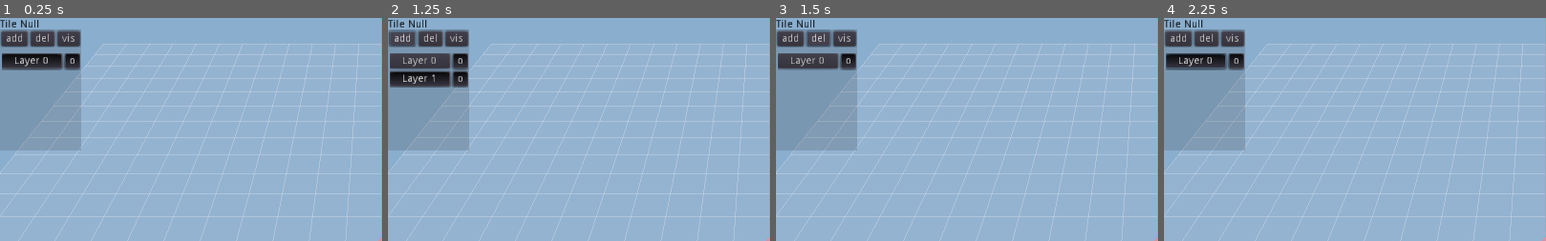
Above: before the commit, frames 1-4 (left to right).
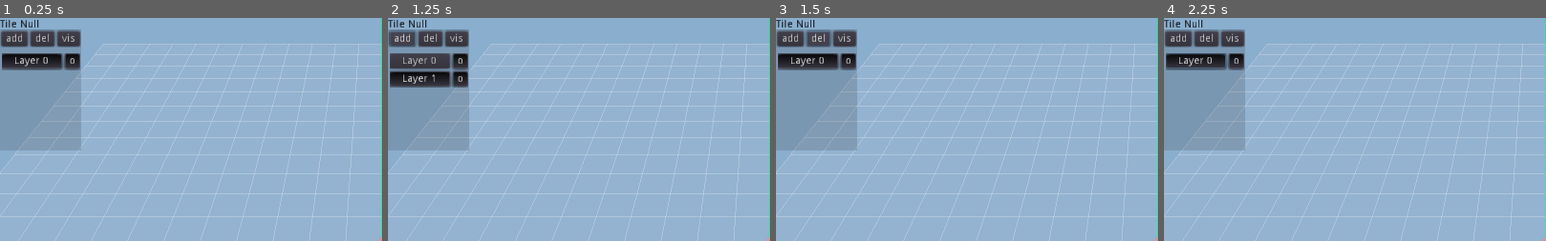
Above: after the commit, the same moments.

Repository: erlend-sh/good-south
Game: Godot game, scene res://Spatial.tscn
Same seed, same stepped clock (60 frames per second), same inputs: the game is played once before the commit and once after it.
Inputs:
- Up to frame 1 (0.25 s): no input
- Up to frame 2 (1.25 s): click "add" at 0.5 s
- Up to frame 3 (1.5 s): click "del" at 1.25 s
- Up to frame 4 (2.25 s): click "Layer 0" at 2 s
The pictures show only the part of the screen within x 0-50%, y 0-50%; the shares and areas given below are measured in that part.

Frames 1-2 are identical in both runs. In frame 3, 0.6% of the frame differs, in the area x 0-16%, y 16-24%; in frame 4, nothing differs.

Commit message:
updated layers add / remove / hide

Diff:
--- a/Spatial.tscn
+++ b/Spatial.tscn
@@ -63,6 +63,7 @@
 mesh = SubResource( 1 )
 material/0 = SubResource( 2 )
 script = ExtResource( 2 )
+can_draw = true
 
 [node name="3dCam" type="Camera" parent="Cam"]
 transform = Transform( 1, 0, 0, 0, 1, 0, 0, 0, 1, 0, 0, 15 )
--- a/src/scripts/Global.gd
+++ b/src/scripts/Global.gd
@@ -105,12 +105,22 @@
 		else:
 			child.connect('toggled', layers_panel, '_on_layer_visibility_toggled', [child])
 			child.pressed = true
+	sort_layers()
 
 func del_layer():
-	var _layer_ind = layers_group.get_pressed_button().get_parent().get_index()
-	var _layer_name = 'layer%s' % str(_layer_ind).pad_zeros(3)
-	layers_container.get_child(_layer_ind).free()
+	if layers.keys().size() == 1:
+		return
+
+	var _layer_name = 'layer%s' % str(cur_layer).pad_zeros(3)
+	for key in layers[_layer_name]['tiles'].keys():
+		var _mesh = layers[_layer_name]['tiles'][key][0].free()
 # warning-ignore:return_value_discarded
+	if cur_layer == 0:
+		cur_layer = 0
+	else:
+		cur_layer = cur_layer - 1
+	layers_container.get_child(cur_layer).free()
+	layers_container.get_child(cur_layer).get_child(0).pressed = true
 	layers.erase(_layer_name)
 	sort_layers()
 	var _temp_layers = {}
@@ -118,6 +128,16 @@
 		_temp_layers['layer%s' % str(i).pad_zeros(3)] = layers[sorted_layers[i]]
 		layers_container.get_child(i).get_child(0).text = 'Layer %s' % i
 	layers = _temp_layers
+	sort_layers()
+	if cam.has_backup:
+		for i in cam.tiles_backup.size():
+			if !cam.tiles_backup[i] == null:
+				cam.tiles_backup[i].free()
+				cam.tiles_backup[i] = null
+		for key in cam.tiles_to_set.keys():
+			cam.tiles_to_set[key][cam.CUR_TILE_NODE].free()
+		cam.tiles_to_set = {}
+		cam.has_backup = false
 
 func sort_layers():
 	sorted_layers = layers.keys()
--- a/src/scripts/LayersPanel.gd
+++ b/src/scripts/LayersPanel.gd
@@ -32,10 +32,22 @@
 func _on_layer_toggled(pressed: bool) -> void:
 	if pressed:
 		G.cur_layer = layers_group.get_pressed_button().get_parent().get_index()
+	if G.layers['layer%s' % str(G.cur_layer).pad_zeros(3)]['visibility'] == false:
+		G.cam.can_draw = false
+	else:
+		G.cam.can_draw = true
 
 func _on_layer_visibility_toggled(pressed : bool, button : Button):
 	var _layer_name = 'layer%s' % str(button.get_parent().get_index()).pad_zeros(3)
 	G.layers[_layer_name]['visibility'] = pressed
+	var _keys = G.layers[_layer_name]['tiles'].keys()
+	for k in _keys:
+		G.layers[_layer_name]['tiles'][k][0].visible = pressed
+	print(G.cur_layer)
+	if G.layers['layer%s' % str(G.cur_layer).pad_zeros(3)]['visibility'] == false:
+		G.cam.can_draw = false
+	else:
+		G.cam.can_draw = true
 
 func _on_add_layer_pressed() -> void:
 	G.add_layer()
--- a/src/scripts/camera.gd
+++ b/src/scripts/camera.gd
@@ -19,6 +19,7 @@
 onready var tile_label = get_node('../CanvasLayer/UI/VBox/Tile') as Label
 
 
+export(bool) var can_draw = false
 var is_drawing = false
 var is_erasing = false
 var _trans := translation
@@ -205,7 +206,7 @@
 			if event.button_index == BUTTON_WHEEL_DOWN && cam.translation.z < 40:
 				cam.translation.z += 1
 
-		if event.button_index == BUTTON_LEFT:
+		if event.button_index == BUTTON_LEFT && can_draw:
 			if event.is_pressed():
 				if !is_rotating && !is_panning && tile_indecator.visible == true:
 					is_drawing = true
@@ -213,7 +214,7 @@
 			else:
 				is_drawing = false
 
-		if event.button_index == BUTTON_RIGHT:
+		if event.button_index == BUTTON_RIGHT && can_draw:
 			if event.is_pressed():
 				if !is_rotating && !is_panning && tile_indecator.visible == true:
 					is_erasing = true
@@ -257,227 +258,227 @@
 			_rot.x = clamp(_rot.x, -90 - cam.rotation_degrees.x, 0 - cam.rotation_degrees.x)
 
 func _physics_process(delta: float) -> void:
-		var mouse = get_viewport().get_mouse_position()
-		var from = cam.project_ray_origin(mouse)
-		var to = from + cam.project_ray_normal(mouse) * ray_length
-		ray.cast_to = to
-		ray.translation = from
-		if ray.is_colliding() && (!is_rotating && !is_panning):
-			var pos = ray.get_collision_point().floor()
-			pos.y = tilemap.level
-			pos.x += 0.5
-			pos.z += 0.5
-			tile_indecator.show()
-			tile_indecator.translation = pos
-			tile_pos = pos + Vector3(tilemap._size/2 - 0.5, 0, tilemap._size/2 - 0.5)
-			tile_label.text = 'Tile %s' % tile_pos
-		else:
-			tile_indecator.hide()
-			tile_label.text = 'Tile Null'
-		if !translation.is_equal_approx(_trans):
-			translation = translation.linear_interpolate(_trans, delta * 20)
-		if !rotation_degrees.is_equal_approx(_rot):
-			rotation_degrees = rotation_degrees.linear_interpolate(_rot, delta * 20)
-			gizmo_cam.rotation_degrees = rotation_degrees
-		if cur_pos != tile_pos: #move
-			if cur_tile_name != '':
-				if has_backup:
-					for i in tiles_backup.size():
-						if !tiles_backup[i] == null:
-							tiles_backup[i].show()
-							tiles_backup[i] = null
-					for key in tiles_to_set.keys():
-						tiles_to_set[key][CUR_TILE_NODE].free()
-					tiles_to_set = {}
-					has_backup = false
-				if has_tile(tile_pos):
-					tile_indecator.mesh = G.plane_tile
-				if !has_same_tile(tile_pos):
-					#left, forwad, right, back
-					var neighbors := [false, false, false, false]
-					var neighs_of_neighs := [
-						[false, false, false, false],
-						[false, false, false, false],
-						[false, false, false, false],
-						[false, false, false, false]
-					]
-					for i in _dirs.size():
-						if has_same_tile(tile_pos + _dirs[i]):
-							neighbors[i] = true
-					if neighbors.has(true):
-						has_backup = true
-						for i in neighbors.size():
-							match neighbors:
+	var mouse = get_viewport().get_mouse_position()
+	var from = cam.project_ray_origin(mouse)
+	var to = from + cam.project_ray_normal(mouse) * ray_length
+	ray.cast_to = to
+	ray.translation = from
+	if ray.is_colliding() && (!is_rotating && !is_panning):
+		var pos = ray.get_collision_point().floor()
+		pos.y = tilemap.level
+		pos.x += 0.5
+		pos.z += 0.5
+		tile_indecator.show()
+		tile_indecator.translation = pos
+		tile_pos = pos + Vector3(tilemap._size/2 - 0.5, 0, tilemap._size/2 - 0.5)
+		tile_label.text = 'Tile %s' % tile_pos
+	else:
+		tile_indecator.hide()
+		tile_label.text = 'Tile Null'
+	if !translation.is_equal_approx(_trans):
+		translation = translation.linear_interpolate(_trans, delta * 20)
+	if !rotation_degrees.is_equal_approx(_rot):
+		rotation_degrees = rotation_degrees.linear_interpolate(_rot, delta * 20)
+		gizmo_cam.rotation_degrees = rotation_degrees
+	if cur_pos != tile_pos: #move
+		if cur_tile_name != '' && can_draw:
+			if has_backup:
+				for i in tiles_backup.size():
+					if !tiles_backup[i] == null:
+						tiles_backup[i].show()
+						tiles_backup[i] = null
+				for key in tiles_to_set.keys():
+					tiles_to_set[key][CUR_TILE_NODE].free()
+				tiles_to_set = {}
+				has_backup = false
+			if has_tile(tile_pos):
+				tile_indecator.mesh = G.plane_tile
+			if !has_same_tile(tile_pos):
+				#left, forwad, right, back
+				var neighbors := [false, false, false, false]
+				var neighs_of_neighs := [
+					[false, false, false, false],
+					[false, false, false, false],
+					[false, false, false, false],
+					[false, false, false, false]
+				]
+				for i in _dirs.size():
+					if has_same_tile(tile_pos + _dirs[i]):
+						neighbors[i] = true
+				if neighbors.has(true):
+					has_backup = true
+					for i in neighbors.size():
+						match neighbors:
+							# case one
+							[true, false, false, false]: # has left neigh
+								tile_indecator.mesh = G.tiles[cur_tile_name]['solo_edge']
+								tile_indecator.rotation_degrees.y = 0
+								cur_tile = 'solo_edge'
+							[false, true, false, false]: # has forward neigh
+								tile_indecator.mesh = G.tiles[cur_tile_name]['solo_edge']
+								tile_indecator.rotation_degrees.y = -90
+								cur_tile = 'solo_edge'
+							[false, false, true, false]: # has right neigh
+								tile_indecator.mesh = G.tiles[cur_tile_name]['solo_edge']
+								tile_indecator.rotation_degrees.y = 180
+								cur_tile = 'solo_edge'
+							[false, false, false, true]: # has back neigh
+								tile_indecator.mesh = G.tiles[cur_tile_name]['solo_edge']
+								tile_indecator.rotation_degrees.y = 90
+								cur_tile = 'solo_edge'
+							# case two
+							[true, true, false, false]: # has left and forward neighs
+								tile_indecator.mesh = G.tiles[cur_tile_name]['corner']
+								tile_indecator.rotation_degrees.y = 0
+								cur_tile = 'corner'
+							[true, false, true, false]: # has left and right neighs
+								tile_indecator.mesh = G.tiles[cur_tile_name]['solo_middle']
+								tile_indecator.rotation_degrees.y = 0
+								cur_tile = 'solo_middle'
+							[true, false, false, true]: # has left and back neighs
+								tile_indecator.mesh = G.tiles[cur_tile_name]['corner']
+								tile_indecator.rotation_degrees.y = 90
+								cur_tile = 'corner'
+							[false, true, true, false]: # has forward and right neighs
+								tile_indecator.mesh = G.tiles[cur_tile_name]['corner']
+								tile_indecator.rotation_degrees.y = -90
+								cur_tile = 'corner'
+							[false, true, false, true]: # has forward and back neighs
+								tile_indecator.mesh = G.tiles[cur_tile_name]['solo_middle']
+								tile_indecator.rotation_degrees.y = 90
+								cur_tile = 'solo_middle'
+							[false, false, true, true]: # has right and back neighs
+								tile_indecator.mesh = G.tiles[cur_tile_name]['corner']
+								tile_indecator.rotation_degrees.y = 180
+								cur_tile = 'corner'
+							# case three
+							[true, true, true, false]: # has left, right and forward neighs
+								tile_indecator.mesh = G.tiles[cur_tile_name]['edge']
+								tile_indecator.rotation_degrees.y = -90
+								cur_tile = 'edge'
+							[false, true, true, true]: # has forward, right and back neighs
+								tile_indecator.mesh = G.tiles[cur_tile_name]['edge']
+								tile_indecator.rotation_degrees.y = 180
+								cur_tile = 'edge'
+							[true, false, true, true]: # has left, right and back neighs
+								tile_indecator.mesh = G.tiles[cur_tile_name]['edge']
+								tile_indecator.rotation_degrees.y = 90
+								cur_tile = 'edge'
+							[true, true, false, true]: # has left, forward and back neighs
+								tile_indecator.mesh = G.tiles[cur_tile_name]['edge']
+								tile_indecator.rotation_degrees.y = 0
+								cur_tile = 'edge'
+							# case four
+							[true, true, true, true]: # has all neighs
+								tile_indecator.mesh = G.tiles[cur_tile_name]['middle']
+								tile_indecator.rotation_degrees.y = 0
+								cur_tile = 'middle'
+							_:
+								print_debug('something else !')
+								pass
+
+
+						if neighbors[i]:
+							for j in _dirs.size():
+								if tile_pos + _dirs[i] + _dirs[j] == tile_pos:
+									neighs_of_neighs[i][j] = true
+									continue
+								if has_same_tile(tile_pos + _dirs[i] + _dirs[j]):
+									neighs_of_neighs[i][j] = true
+							var _tile_name = ''
+							tiles_backup[i] = get_tiles()[tile_pos + _dirs[i]][CUR_TILE_NODE]
+							tiles_backup[i].hide()
+							var _tile = MeshInstance.new()
+							tilemap.add_child(_tile)
+							_tile.translation = tiles_backup[i].translation
+
+							match neighs_of_neighs[i]:
 								# case one
 								[true, false, false, false]: # has left neigh
-									tile_indecator.mesh = G.tiles[cur_tile_name]['solo_edge']
-									tile_indecator.rotation_degrees.y = 0
-									cur_tile = 'solo_edge'
+									_tile.mesh = G.tiles[cur_tile_name]['solo_edge']
+									_tile.rotation_degrees.y = 0
+									_tile_name = 'solo_edge'
 								[false, true, false, false]: # has forward neigh
-									tile_indecator.mesh = G.tiles[cur_tile_name]['solo_edge']
-									tile_indecator.rotation_degrees.y = -90
-									cur_tile = 'solo_edge'
+									_tile.mesh = G.tiles[cur_tile_name]['solo_edge']
+									_tile.rotation_degrees.y = -90
+									_tile_name = 'solo_edge'
 								[false, false, true, false]: # has right neigh
-									tile_indecator.mesh = G.tiles[cur_tile_name]['solo_edge']
-									tile_indecator.rotation_degrees.y = 180
-									cur_tile = 'solo_edge'
+									_tile.mesh = G.tiles[cur_tile_name]['solo_edge']
+									_tile.rotation_degrees.y = 180
+									_tile_name = 'solo_edge'
 								[false, false, false, true]: # has back neigh
-									tile_indecator.mesh = G.tiles[cur_tile_name]['solo_edge']
-									tile_indecator.rotation_degrees.y = 90
-									cur_tile = 'solo_edge'
+									_tile.mesh = G.tiles[cur_tile_name]['solo_edge']
+									_tile.rotation_degrees.y = 90
+									_tile_name = 'solo_edge'
 								# case two
 								[true, true, false, false]: # has left and forward neighs
-									tile_indecator.mesh = G.tiles[cur_tile_name]['corner']
-									tile_indecator.rotation_degrees.y = 0
-									cur_tile = 'corner'
+									_tile.mesh = G.tiles[cur_tile_name]['corner']
+									_tile.rotation_degrees.y = 0
+									_tile_name = 'corner'
 								[true, false, true, false]: # has left and right neighs
-									tile_indecator.mesh = G.tiles[cur_tile_name]['solo_middle']
-									tile_indecator.rotation_degrees.y = 0
-									cur_tile = 'solo_middle'
+									_tile.mesh = G.tiles[cur_tile_name]['solo_middle']
+									_tile.rotation_degrees.y = 0
+									_tile_name = 'solo_middle'
 								[true, false, false, true]: # has left and back neighs
-									tile_indecator.mesh = G.tiles[cur_tile_name]['corner']
-									tile_indecator.rotation_degrees.y = 90
-									cur_tile = 'corner'
+									_tile.mesh = G.tiles[cur_tile_name]['corner']
+									_tile.rotation_degrees.y = 90
+									_tile_name = 'corner'
 								[false, true, true, false]: # has forward and right neighs
-									tile_indecator.mesh = G.tiles[cur_tile_name]['corner']
-									tile_indecator.rotation_degrees.y = -90
-									cur_tile = 'corner'
+									_tile.mesh = G.tiles[cur_tile_name]['corner']
+									_tile.rotation_degrees.y = -90
+									_tile_name = 'corner'
 								[false, true, false, true]: # has forward and back neighs
-									tile_indecator.mesh = G.tiles[cur_tile_name]['solo_middle']
-									tile_indecator.rotation_degrees.y = 90
-									cur_tile = 'solo_middle'
+									_tile.mesh = G.tiles[cur_tile_name]['solo_middle']
+									_tile.rotation_degrees.y = 90
+									_tile_name = 'solo_middle'
 								[false, false, true, true]: # has right and back neighs
-									tile_indecator.mesh = G.tiles[cur_tile_name]['corner']
-									tile_indecator.rotation_degrees.y = 180
-									cur_tile = 'corner'
+									_tile.mesh = G.tiles[cur_tile_name]['corner']
+									_tile.rotation_degrees.y = 180
+									_tile_name = 'corner'
 								# case three
 								[true, true, true, false]: # has left, right and forward neighs
-									tile_indecator.mesh = G.tiles[cur_tile_name]['edge']
-									tile_indecator.rotation_degrees.y = -90
-									cur_tile = 'edge'
+									_tile.mesh = G.tiles[cur_tile_name]['edge']
+									_tile.rotation_degrees.y = -90
+									_tile_name = 'edge'
 								[false, true, true, true]: # has forward, right and back neighs
-									tile_indecator.mesh = G.tiles[cur_tile_name]['edge']
-									tile_indecator.rotation_degrees.y = 180
-									cur_tile = 'edge'
+									_tile.mesh = G.tiles[cur_tile_name]['edge']
+									_tile.rotation_degrees.y = 180
+									_tile_name = 'edge'
 								[true, false, true, true]: # has left, right and back neighs
-									tile_indecator.mesh = G.tiles[cur_tile_name]['edge']
-									tile_indecator.rotation_degrees.y = 90
-									cur_tile = 'edge'
+									_tile.mesh = G.tiles[cur_tile_name]['edge']
+									_tile.rotation_degrees.y = 90
+									_tile_name = 'edge'
 								[true, true, false, true]: # has left, forward and back neighs
-									tile_indecator.mesh = G.tiles[cur_tile_name]['edge']
-									tile_indecator.rotation_degrees.y = 0
-									cur_tile = 'edge'
+									_tile.mesh = G.tiles[cur_tile_name]['edge']
+									_tile.rotation_degrees.y = 0
+									_tile_name = 'edge'
 								# case four
 								[true, true, true, true]: # has all neighs
-									tile_indecator.mesh = G.tiles[cur_tile_name]['middle']
-									tile_indecator.rotation_degrees.y = 0
-									cur_tile = 'middle'
+									_tile.mesh = G.tiles[cur_tile_name]['middle']
+									_tile.rotation_degrees.y = 0
+									_tile_name = 'middle'
 								_:
 									print_debug('something else !')
 									pass
-
-
-							if neighbors[i]:
-								for j in _dirs.size():
-									if tile_pos + _dirs[i] + _dirs[j] == tile_pos:
-										neighs_of_neighs[i][j] = true
-										continue
-									if has_same_tile(tile_pos + _dirs[i] + _dirs[j]):
-										neighs_of_neighs[i][j] = true
-								var _tile_name = ''
-								tiles_backup[i] = get_tiles()[tile_pos + _dirs[i]][CUR_TILE_NODE]
-								tiles_backup[i].hide()
-								var _tile = MeshInstance.new()
-								tilemap.add_child(_tile)
-								_tile.translation = tiles_backup[i].translation
-
-								match neighs_of_neighs[i]:
-									# case one
-									[true, false, false, false]: # has left neigh
-										_tile.mesh = G.tiles[cur_tile_name]['solo_edge']
-										_tile.rotation_degrees.y = 0
-										_tile_name = 'solo_edge'
-									[false, true, false, false]: # has forward neigh
-										_tile.mesh = G.tiles[cur_tile_name]['solo_edge']
-										_tile.rotation_degrees.y = -90
-										_tile_name = 'solo_edge'
-									[false, false, true, false]: # has right neigh
-										_tile.mesh = G.tiles[cur_tile_name]['solo_edge']
-										_tile.rotation_degrees.y = 180
-										_tile_name = 'solo_edge'
-									[false, false, false, true]: # has back neigh
-										_tile.mesh = G.tiles[cur_tile_name]['solo_edge']
-										_tile.rotation_degrees.y = 90
-										_tile_name = 'solo_edge'
-									# case two
-									[true, true, false, false]: # has left and forward neighs
-										_tile.mesh = G.tiles[cur_tile_name]['corner']
-										_tile.rotation_degrees.y = 0
-										_tile_name = 'corner'
-									[true, false, true, false]: # has left and right neighs
-										_tile.mesh = G.tiles[cur_tile_name]['solo_middle']
-										_tile.rotation_degrees.y = 0
-										_tile_name = 'solo_middle'
-									[true, false, false, true]: # has left and back neighs
-										_tile.mesh = G.tiles[cur_tile_name]['corner']
-										_tile.rotation_degrees.y = 90
-										_tile_name = 'corner'
-									[false, true, true, false]: # has forward and right neighs
-										_tile.mesh = G.tiles[cur_tile_name]['corner']
-										_tile.rotation_degrees.y = -90
-										_tile_name = 'corner'
-									[false, true, false, true]: # has forward and back neighs
-										_tile.mesh = G.tiles[cur_tile_name]['solo_middle']
-										_tile.rotation_degrees.y = 90
-										_tile_name = 'solo_middle'
-									[false, false, true, true]: # has right and back neighs
-										_tile.mesh = G.tiles[cur_tile_name]['corner']
-										_tile.rotation_degrees.y = 180
-										_tile_name = 'corner'
-									# case three
-									[true, true, true, false]: # has left, right and forward neighs
-										_tile.mesh = G.tiles[cur_tile_name]['edge']
-										_tile.rotation_degrees.y = -90
-										_tile_name = 'edge'
-									[false, true, true, true]: # has forward, right and back neighs
-										_tile.mesh = G.tiles[cur_tile_name]['edge']
-										_tile.rotation_degrees.y = 180
-										_tile_name = 'edge'
-									[true, false, true, true]: # has left, right and back neighs
-										_tile.mesh = G.tiles[cur_tile_name]['edge']
-										_tile.rotation_degrees.y = 90
-										_tile_name = 'edge'
-									[true, true, false, true]: # has left, forward and back neighs
-										_tile.mesh = G.tiles[cur_tile_name]['edge']
-										_tile.rotation_degrees.y = 0
-										_tile_name = 'edge'
-									# case four
-									[true, true, true, true]: # has all neighs
-										_tile.mesh = G.tiles[cur_tile_name]['middle']
-										_tile.rotation_degrees.y = 0
-										_tile_name = 'middle'
-									_:
-										print_debug('something else !')
-										pass
-								tiles_to_set[tile_pos + _dirs[i]] = [
-									_tile,
-									cur_tile_name,
-									_tile_name,
-									_tile.rotation_degrees
-								]
-					else:
-						tile_indecator.mesh = G.tiles[cur_tile_name]['solo']
-						tile_indecator.rotation_degrees.y = 0
-						cur_tile = 'solo'
-				else: # has same tile
-					print_debug('same_tile')
-					pass
-			if is_drawing:
-				draw_tile()
-			if is_erasing:
-				remove_tile()
-				tile_indecator.mesh = G.plane_tile
-			cur_pos = tile_pos
+							tiles_to_set[tile_pos + _dirs[i]] = [
+								_tile,
+								cur_tile_name,
+								_tile_name,
+								_tile.rotation_degrees
+							]
+				else:
+					tile_indecator.mesh = G.tiles[cur_tile_name]['solo']
+					tile_indecator.rotation_degrees.y = 0
+					cur_tile = 'solo'
+			else: # has same tile
+				#print_debug('same_tile 0')
+				pass
+		if is_drawing:
+			draw_tile()
+		if is_erasing:
+			remove_tile()
+			tile_indecator.mesh = G.plane_tile
+		cur_pos = tile_pos
 
 
 func _on_UI_mouse_enter_exit(entered: bool) -> void:
Not shown, added: .gitignore
